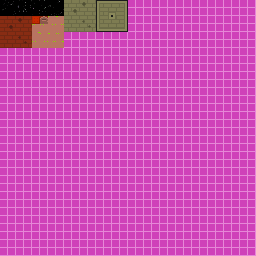
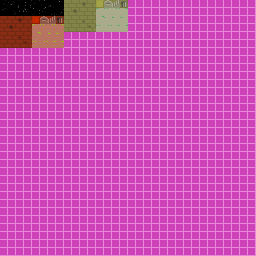
The second w=256, h=256 image is a revision of the first. Changes to its layers:
painted on "Background" over [48, 0, 128, 32]
